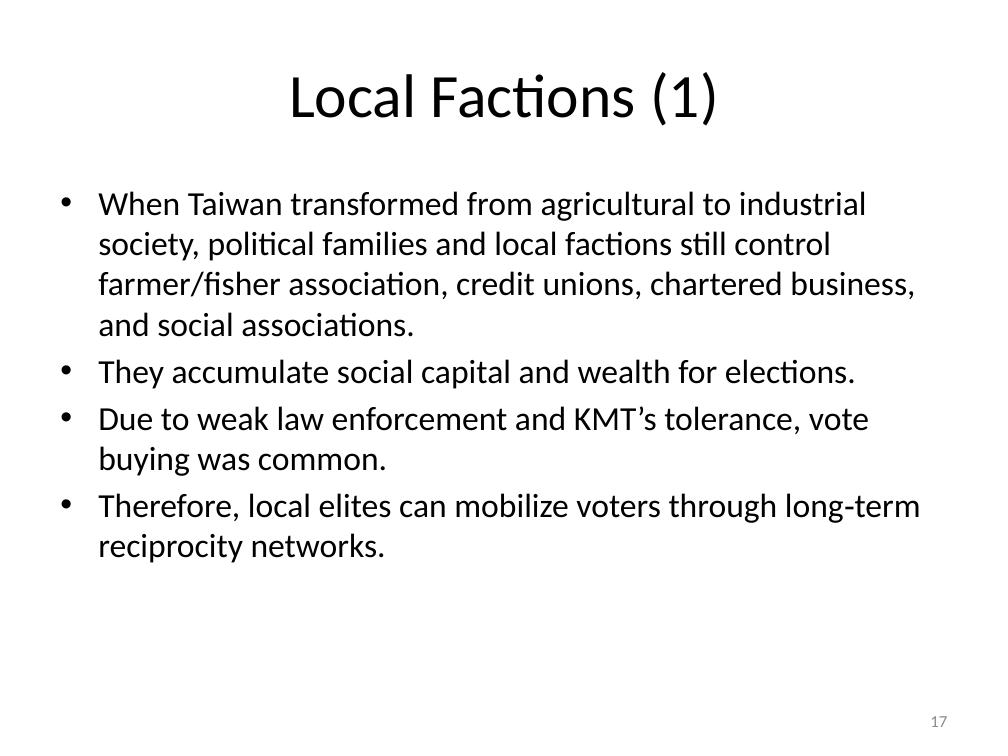
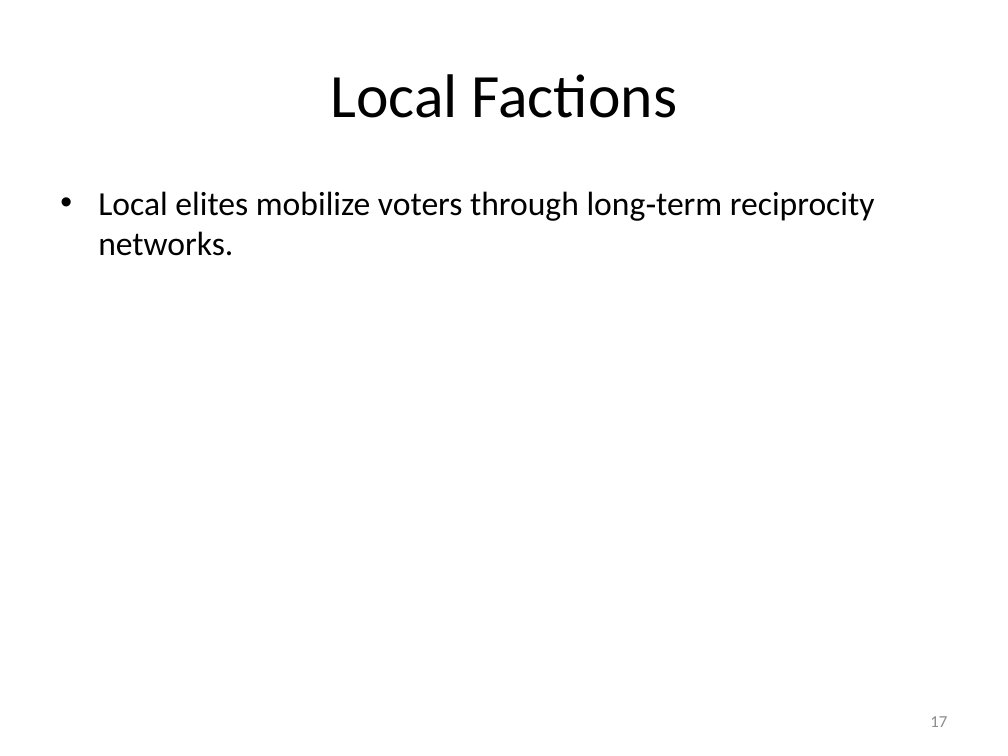
Before and after one commit to TsaiChiahung/ESC, a slide deck: slide 17 of 國發所演講/taiwan_elections_lecture.pptx. Drawn at 1008x756 pixels with LibreOffice and Linux fonts; fonts in the diff are those of the drawing. Boxes give left, top, right and bottom in pixels: in the first picture for what was removed or moved away, otherwise in the second. Text is boxed around its words. In the diff, an @@ line names an element or a change of style, - is before the commit and + after.

```diff
--- a/國發所演講/taiwan_elections_lecture.pptx
+++ b/國發所演講/taiwan_elections_lecture.pptx
@@ title at (330,74,677,118): text changed @@
-Local Factions (1)
+Local Factions
@@ text at (98,191,875,256): text changed @@
-• When Taiwan transformed from agricultural to industrial society, political families and local factions still control farmer/fisher association, credit unions, chartered business, and social associations.
-• They accumulate social capital and wealth for elections.
-• Due to weak law enforcement and KMT’s tolerance, vote buying was common.
-• Therefore, local elites can mobilize voters through long‑term reciprocity networks.
+• Local elites mobilize voters through long‑term reciprocity networks.
```
Also in this commit, not shown: 4 other slides changed, 4 slides added, 4 slides removed, 1 other file.
